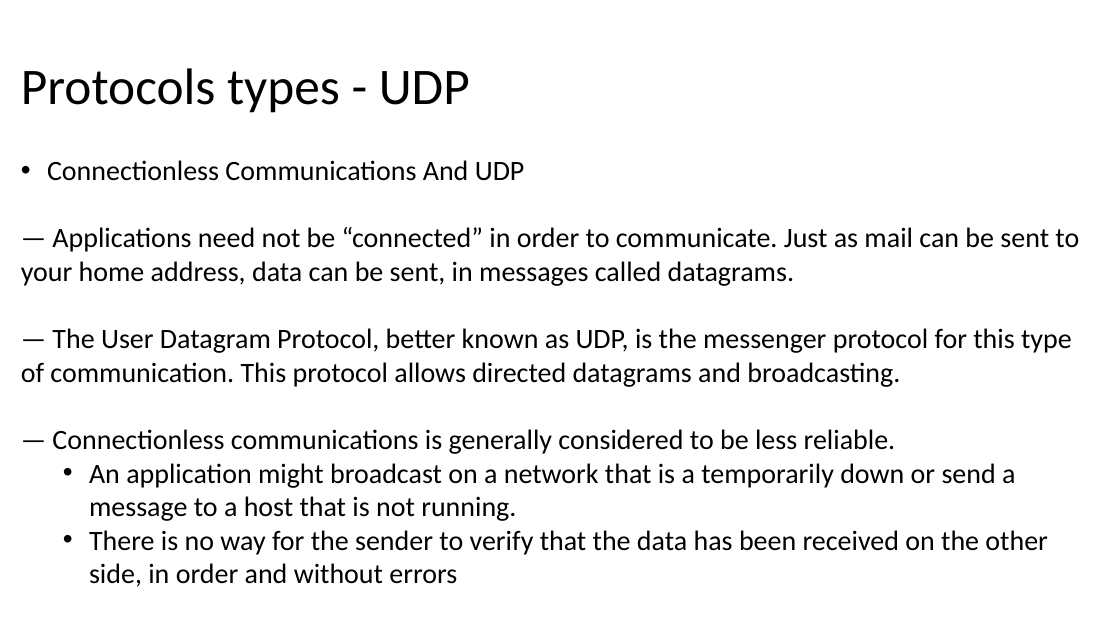
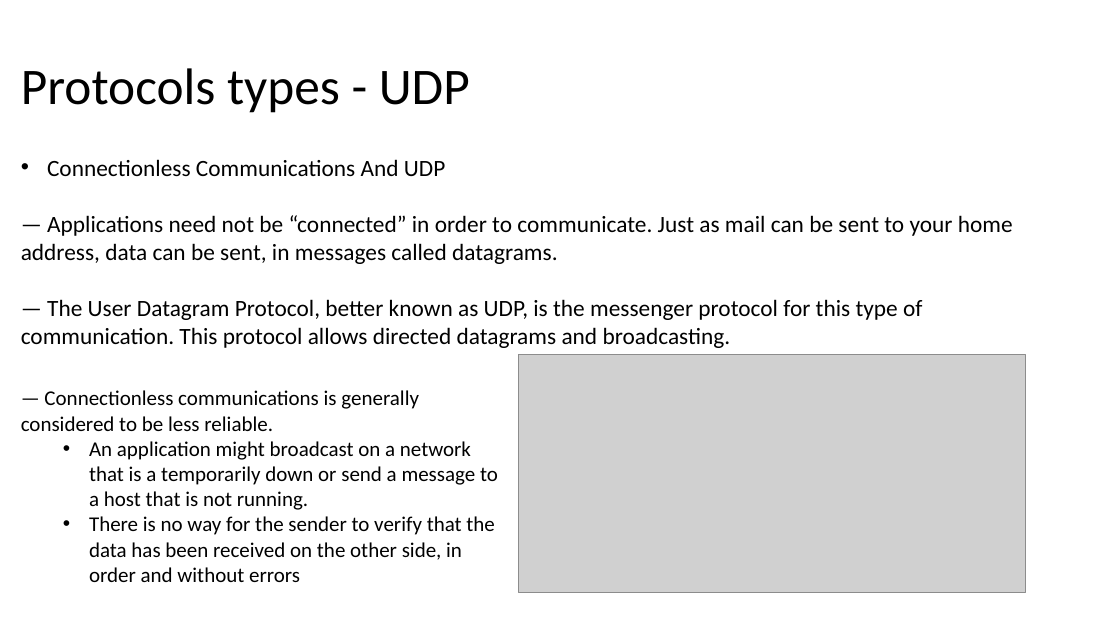
Before and after one commit to Spax04/PythonCourse, a slide deck: slide 4 of adv_new/Module 08 - Sockets.pptx. Drawn at 1120x630 pixels with LibreOffice and Linux fonts; fonts in the diff are those of the drawing; grey boxes stand for pictures. Boxes give left, top, right and bottom in pixels: in the first picture for what was removed or moved away, otherwise in the second. Text is boxed around its words. In the diff, an @@ line names an element or a change of style, - is before the commit and + after.

```diff
--- a/adv_new/Module 08 - Sockets.pptx
+++ b/adv_new/Module 08 - Sockets.pptx
@@ text "Connectionless Communications And UDP" at box(21, 159, 1013, 348): size 24 to 20 pt @@
@@ picture added at box(519, 355, 1026, 593) @@
@@ text added at box(21, 390, 498, 582), 18 pt, text #000000 @@
+— Connectionless communications is generally considered to be less reliable.
+  • An application might broadcast on a network that is a temporarily down or send a message to a host that is not running.
+  • There is no way for the sender to verify that the data has been received on the other side, in order and without errors
@@ text at box(52, 429, 1047, 587): paragraphs removed @@
-— Connectionless communications is generally considered to be less reliable.
-  • An application might broadcast on a network that is a temporarily down or send a message to a host that is not running.
-  • There is no way for the sender to verify that the data has been received on the other side, in order and without errors
```
Also in this commit, not shown: 10 other slides changed, 16 other files.
